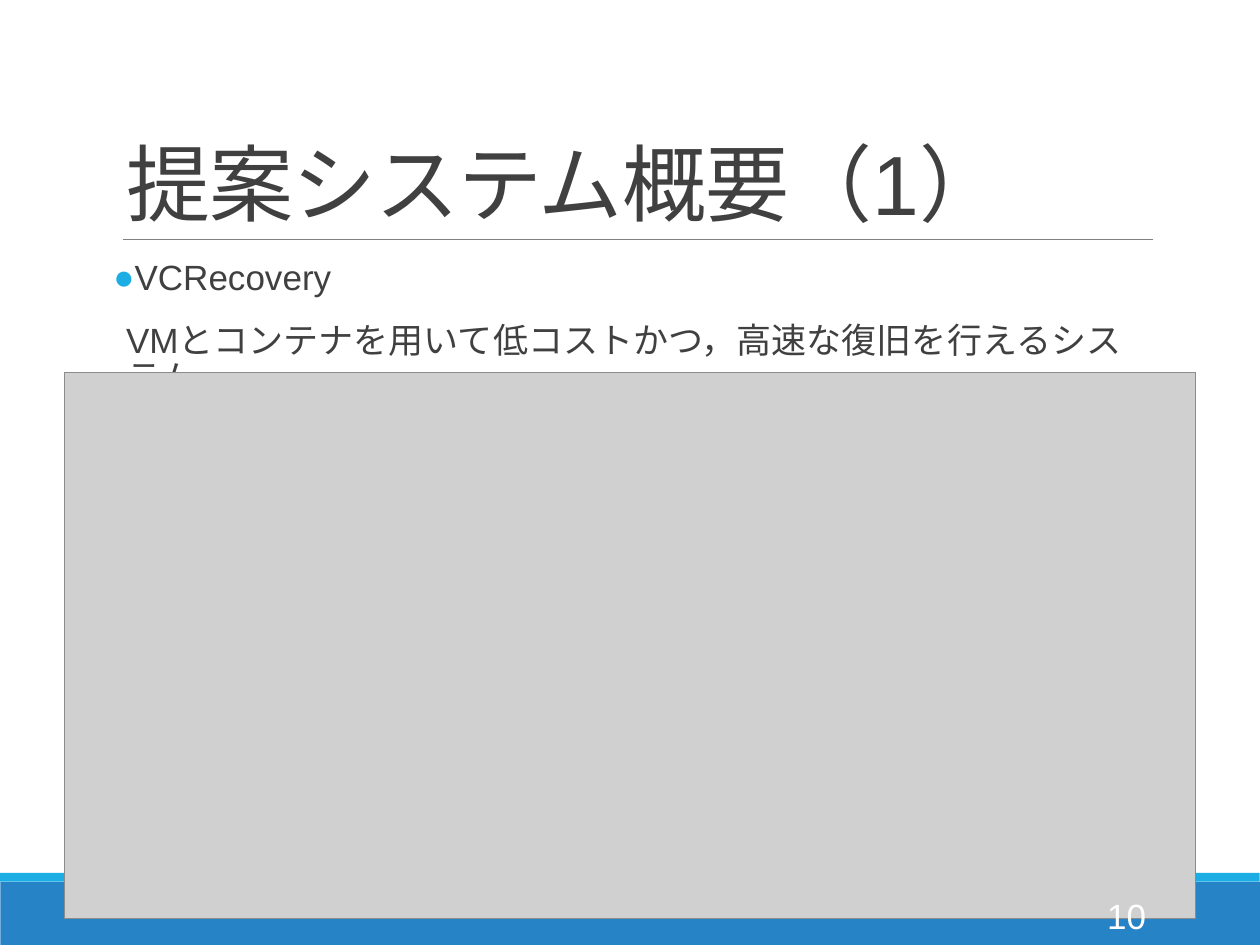
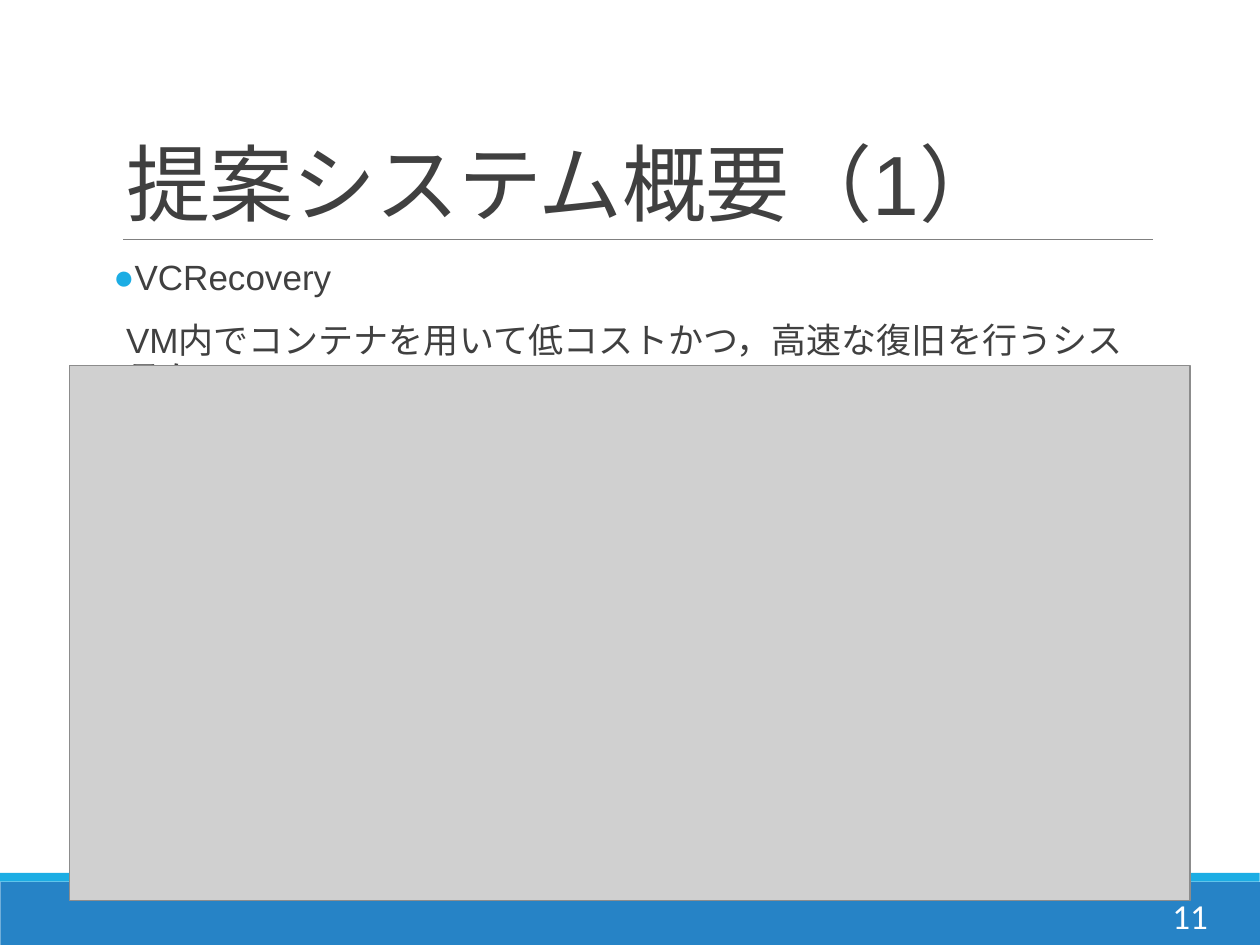
Before and after one commit to Kota0823/Document, a slide deck: slide 11 of 輪講2019-1_鈴木洸太.pptx (slide 10 before the commit). Drawn at 1260x945 pixels with LibreOffice and Linux fonts; fonts in the diff are those of the drawing; grey boxes stand for pictures. Boxes give left, top, right and bottom in pixels: in the first picture for what was removed or moved away, otherwise in the second. Text is boxed around its words. In the diff, an @@ line names an element or a change of style, - is before the commit and + after.

```diff
--- a/輪講2019-1_鈴木洸太.pptx
+++ b/輪講2019-1_鈴木洸太.pptx
@@ text at (x1=126, y1=325, x2=1122, y2=366): text changed @@
-  VMとコンテナを用いて低コストかつ，高速な復旧を行えるシステム
+  VM内でコンテナを用いて低コストかつ，高速な復旧を行うシステム
@@ picture resized from (x1=64, y1=373, x2=1196, y2=920) to (x1=69, y1=365, x2=1189, y2=901) @@
@@ page number at (x1=1172, y1=900, x2=1207, y2=929): text changed; font Arial to Calibri @@
-10
+11
```
Also in this commit, not shown: 30 other slides changed, 2 slides added.
